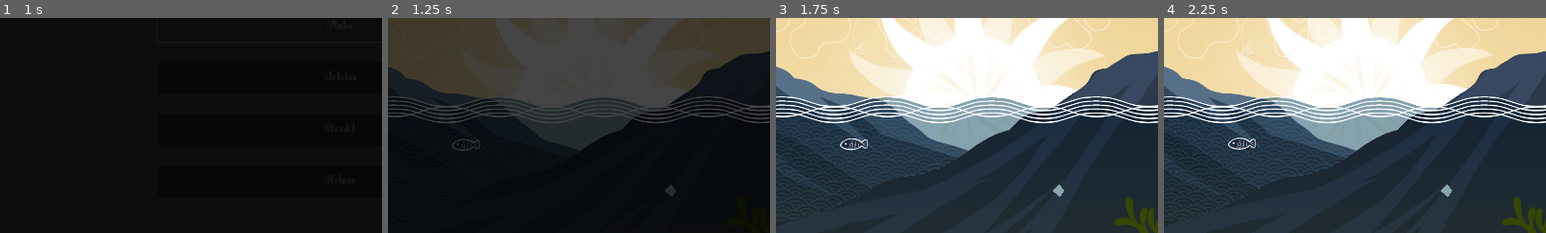
Above: before the commit, frames 1-4 (left to right).
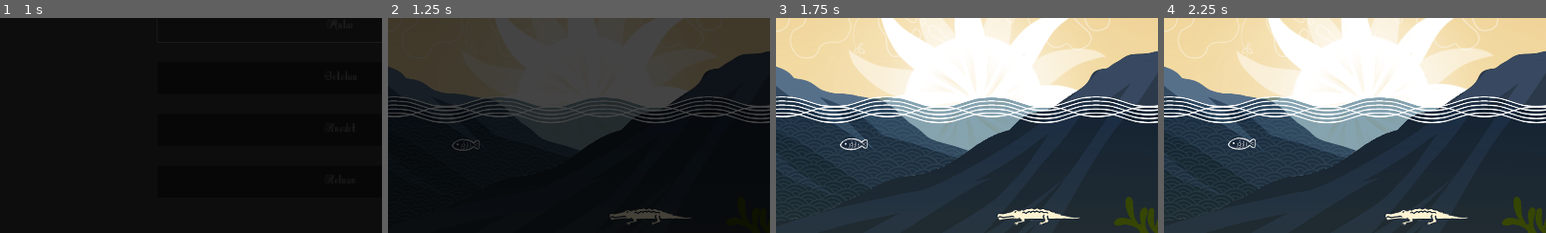
Above: after the commit, the same moments.

Repository: istamarahsan/youma-gemastik-2023
Game: Godot game, scene res://main.tscn
The game is run twice, just before and just after one commit, with the same random seed, the same clock (stepped at 60 frames per second) and the same inputs.
Inputs (mouse positions are % of the whole screen's width and height, from its top left):
- Up to frame 1 (1 s): click "Mulai" at 0.5 s
- Up to frame 2 (1.25 s): no input
- Up to frame 3 (1.75 s): move the mouse to (16, 60) at 1.27 s; click (16, 60) at 1.42 s
- Up to frame 4 (2.25 s): move the mouse to (59, 77) at 2.02 s; click (59, 77) at 2.17 s
The pictures show only the part of the screen within x 5-55%, y 30-80%; the shares and areas given below are measured in that part.

Frame 1 is identical in both runs. In frame 2, 0.7% of the frame differs, in the area x 58-80%, y 77-96%; in frame 3, 0.8%, in the area x 58-80%, y 77-97%; in frame 4, 0.8%.

Commit message:
sura and baya

Diff:
--- /dev/null
+++ b/levels/components/player-avatar/baya_avatar.tscn
@@ -0,0 +1,14 @@
+[gd_scene load_steps=3 format=3 uid="uid://c08xeo4k3wefv"]
+
+[ext_resource type="Script" path="res://levels/components/player-avatar/player_avatar.gd" id="1_oaomu"]
+[ext_resource type="Texture2D" uid="uid://bee71nxgqps5y" path="res://assets/Buaya.png" id="2_nddq5"]
+
+[node name="Baya" type="Node2D" node_paths=PackedStringArray("sprite", "nav")]
+script = ExtResource("1_oaomu")
+sprite = NodePath("BayaSprite")
+nav = NodePath("NavigationAgent2D")
+
+[node name="BayaSprite" type="Sprite2D" parent="."]
+texture = ExtResource("2_nddq5")
+
+[node name="NavigationAgent2D" type="NavigationAgent2D" parent="."]
--- /dev/null
+++ b/levels/components/player-avatar/placeholder_avatar.tscn
@@ -0,0 +1,17 @@
+[gd_scene load_steps=3 format=3 uid="uid://bmxug32uvmx3p"]
+
+[ext_resource type="Script" path="res://levels/components/player-avatar/player_avatar.gd" id="1_7gvsn"]
+
+[sub_resource type="PlaceholderTexture2D" id="PlaceholderTexture2D_7phwk"]
+size = Vector2(50, 50)
+
+[node name="PlayerAvatar" type="Node2D" node_paths=PackedStringArray("sprite", "nav")]
+script = ExtResource("1_7gvsn")
+sprite = NodePath("Sprite2D")
+nav = NodePath("NavigationAgent2D")
+metadata/_edit_lock_ = true
+
+[node name="Sprite2D" type="Sprite2D" parent="."]
+texture = SubResource("PlaceholderTexture2D_7phwk")
+
+[node name="NavigationAgent2D" type="NavigationAgent2D" parent="."]
--- a/levels/components/player_avatar.gd
+++ b/levels/components/player-avatar/player_avatar.gd
@@ -3,11 +3,14 @@
 
 signal arrived
 
-@export_range(100, 500, 1) var speed: float = 200
-
-@onready var nav: NavigationAgent2D = $NavigationAgent2D as NavigationAgent2D
+@export_range(100, 500, 1) var speed: float = 500
+@export var sprite: Sprite2D
+@export var nav: NavigationAgent2D
 
 var target: Node2D = null
+
+func _ready():
+	nav.navigation_finished.connect(_on_navigation_agent_2d_navigation_finished)
 
 func _physics_process(delta):
 	if target != null:
@@ -35,6 +38,7 @@
 	var velocity = direction * speed
 
 	position += velocity * delta
+	sprite.flip_h = direction.dot(Vector2.LEFT) < 0
 
 func _on_navigation_agent_2d_navigation_finished():
 	target = null
--- /dev/null
+++ b/levels/components/player-avatar/sura_avatar.tscn
@@ -0,0 +1,15 @@
+[gd_scene load_steps=3 format=3 uid="uid://cdo0vs8v01f00"]
+
+[ext_resource type="Script" path="res://levels/components/player-avatar/player_avatar.gd" id="1_sxst7"]
+[ext_resource type="Texture2D" uid="uid://bh4crkw3ynxgv" path="res://assets/Hiu.png" id="2_3utck"]
+
+[node name="Sura" type="Node2D" node_paths=PackedStringArray("sprite", "nav")]
+z_as_relative = false
+script = ExtResource("1_sxst7")
+sprite = NodePath("SuraSprite")
+nav = NodePath("NavigationAgent2D")
+
+[node name="SuraSprite" type="Sprite2D" parent="."]
+texture = ExtResource("2_3utck")
+
+[node name="NavigationAgent2D" type="NavigationAgent2D" parent="."]
--- a/levels/components/player_avatar.tscn
+++ /dev/null
@@ -1,17 +0,0 @@
-[gd_scene load_steps=2 format=3 uid="uid://bmxug32uvmx3p"]
-
-[ext_resource type="Script" path="res://levels/components/player_avatar.gd" id="1_3hbwe"]
-
-[node name="PlayerAvatar" type="Node2D"]
-script = ExtResource("1_3hbwe")
-speed = 500.0
-metadata/_edit_lock_ = true
-
-[node name="Sprite2D" type="Sprite2D" parent="."]
-
-[node name="NavigationAgent2D" type="NavigationAgent2D" parent="."]
-
-[node name="Polygon2D" type="Polygon2D" parent="."]
-polygon = PackedVector2Array(0, -15, -17, 1, 2, 17, 13, 0)
-
-[connection signal="navigation_finished" from="NavigationAgent2D" to="." method="_on_navigation_agent_2d_navigation_finished"]
--- a/levels/level-1/seashore.tscn
+++ b/levels/level-1/seashore.tscn
@@ -1,7 +1,6 @@
-[gd_scene load_steps=42 format=3 uid="uid://eeo6nnifrnkt"]
+[gd_scene load_steps=41 format=3 uid="uid://eeo6nnifrnkt"]
 
 [ext_resource type="Script" path="res://levels/map.gd" id="1_n1d5h"]
-[ext_resource type="Material" uid="uid://b52p7miaiion6" path="res://levels/level-1/seashore.tres" id="2_1ktss"]
 [ext_resource type="Texture2D" uid="uid://c2vqgamgutux8" path="res://assets/maps/1Seashore/Seashore L5.png" id="7_6gw7y"]
 [ext_resource type="Script" path="res://levels/components/interaction-object/value_effect.gd" id="7_akdx7"]
 [ext_resource type="Texture2D" uid="uid://cpnlh8kdadx1f" path="res://assets/maps/1Seashore/Seashore L6 Sun 1.png" id="7_nvgx8"]
@@ -20,13 +19,13 @@
 [ext_resource type="PackedScene" uid="uid://cptnlsqj27q70" path="res://levels/components/triggers/on-state/trigger_on_state.tscn" id="11_jfx5j"]
 [ext_resource type="PackedScene" uid="uid://hbk5evvrhfs7" path="res://levels/components/interaction-object/physics_area_interaction_object.tscn" id="12_m04se"]
 [ext_resource type="Script" path="res://levels/components/state_value_constraint.gd" id="12_yw3fb"]
-[ext_resource type="PackedScene" uid="uid://bmxug32uvmx3p" path="res://levels/components/player_avatar.tscn" id="16_5nvov"]
 [ext_resource type="Shader" path="res://shaders/multiply_screen.gdshader" id="16_ao3v0"]
 [ext_resource type="Texture2D" uid="uid://doc73ipsc5nd" path="res://assets/maps/1Seashore/Seashore L2 (Multiply).png" id="16_bpxkk"]
 [ext_resource type="PackedScene" uid="uid://fsh7ruhfyn1h" path="res://levels/components/transforms/transform_fade_prop.tscn" id="17_fdi4n"]
 [ext_resource type="PackedScene" uid="uid://c6elxd4jnggji" path="res://levels/props/bait.tscn" id="18_1qadj"]
 [ext_resource type="PackedScene" uid="uid://ctwycvyvof6xy" path="res://levels/props/fish.tscn" id="18_kbeds"]
 [ext_resource type="PackedScene" uid="uid://dra1nkutyjpu7" path="res://levels/props/placeholder_prop.tscn" id="19_kju14"]
+[ext_resource type="PackedScene" uid="uid://c08xeo4k3wefv" path="res://levels/components/player-avatar/baya_avatar.tscn" id="28_ggljc"]
 
 [sub_resource type="Resource" id="Resource_syddx"]
 script = ExtResource("12_yw3fb")
@@ -109,7 +108,7 @@
 
 [node name="Seashore" type="Node2D" node_paths=PackedStringArray("player_avatar", "state_hook")]
 script = ExtResource("1_n1d5h")
-player_avatar = NodePath("PlayerAvatar")
+player_avatar = NodePath("Baya")
 state_hook = NodePath("LevelStateHook")
 metadata/_edit_lock_ = true
 
@@ -216,7 +215,7 @@
 metadata/_edit_lock_ = true
 
 [node name="SeaOverlay" type="Sprite2D" parent="."]
-z_index = 1
+z_index = -5
 z_as_relative = false
 material = SubResource("ShaderMaterial_5ojp5")
 texture = ExtResource("16_bpxkk")
@@ -334,9 +333,8 @@
 navigation_polygon = SubResource("NavigationPolygon_3qekc")
 metadata/_edit_lock_ = true
 
-[node name="PlayerAvatar" parent="." instance=ExtResource("16_5nvov")]
-material = ExtResource("2_1ktss")
-position = Vector2(815, 757)
-
 [node name="LevelStateHook" type="Node" parent="."]
 script = ExtResource("9_nf5l3")
+
+[node name="Baya" parent="." instance=ExtResource("28_ggljc")]
+position = Vector2(763, 824)
--- a/levels/level-1/shallow_water_1.tscn
+++ b/levels/level-1/shallow_water_1.tscn
@@ -1,7 +1,6 @@
 [gd_scene load_steps=29 format=3 uid="uid://daurln12f3efl"]
 
 [ext_resource type="Script" path="res://levels/map.gd" id="1_e5sq0"]
-[ext_resource type="PackedScene" uid="uid://bmxug32uvmx3p" path="res://levels/components/player_avatar.tscn" id="1_xhnh5"]
 [ext_resource type="PackedScene" uid="uid://cptnlsqj27q70" path="res://levels/components/triggers/on-state/trigger_on_state.tscn" id="3_beiic"]
 [ext_resource type="Texture2D" uid="uid://fk6yxxoq7bsp" path="res://assets/maps/2Shallow Water/Shallow Water L4.png" id="3_c7iss"]
 [ext_resource type="Texture2D" uid="uid://dycbxd3rns1xp" path="res://assets/maps/2Shallow Water/Shallow Water L3.png" id="4_glj1a"]
@@ -15,14 +14,15 @@
 [ext_resource type="Script" path="res://levels/components/state_flag_constraint.gd" id="12_fn8ge"]
 [ext_resource type="Script" path="res://levels/level_state_hook.gd" id="13_f636k"]
 [ext_resource type="PackedScene" uid="uid://hbk5evvrhfs7" path="res://levels/components/interaction-object/physics_area_interaction_object.tscn" id="15_5eck6"]
+[ext_resource type="PackedScene" uid="uid://c08xeo4k3wefv" path="res://levels/components/player-avatar/baya_avatar.tscn" id="18_nla5l"]
 [ext_resource type="PackedScene" uid="uid://fsh7ruhfyn1h" path="res://levels/components/transforms/transform_fade_prop.tscn" id="18_urb18"]
 [ext_resource type="PackedScene" uid="uid://dqf2u285cydmu" path="res://levels/props/stone.tscn" id="19_jch4k"]
 [ext_resource type="PackedScene" uid="uid://ctwycvyvof6xy" path="res://levels/props/fish.tscn" id="20_h2vcv"]
 
 [sub_resource type="NavigationPolygon" id="NavigationPolygon_bqsnq"]
-vertices = PackedVector2Array(1505, 1032, 772, 911, 951, 813, 1448, 844, 1743, 451, 1792, 310, 1878, 248, 1867, 551, 1767, 626, 1612, 693, 1631, 473, 1663, 777, 1536, 819, 1499, 525, 1428, 321, 1305, 139, 1257, 435, 1113, 68, 376, 397, 84, 212, 85, 48, 1043, 534, 601, 825, 437, 736)
-polygons = Array[PackedInt32Array]([PackedInt32Array(0, 1, 2, 3), PackedInt32Array(4, 5, 6, 7, 8), PackedInt32Array(9, 10, 4, 8, 11), PackedInt32Array(0, 3, 12), PackedInt32Array(11, 0, 12, 9), PackedInt32Array(10, 9, 13, 14), PackedInt32Array(15, 14, 13, 16, 17), PackedInt32Array(18, 19, 20, 17, 16, 21), PackedInt32Array(18, 21, 22, 23)])
-outlines = Array[PackedVector2Array]([PackedVector2Array(111 …(137 unchanged characters)… 1, 1505, 1032, 1663, 777, 1767, 626, 1867, 551, 1878, 248, 1792, 310, 1743, 451, 1631, 473, 1428, 321, 1305, 139)])
+vertices = PackedVector2Array(1505, 1032, 772, 911, 951, 813, 1448, 844, 1536, 819, 1663, 777, 1612, 693, 1767, 626, 1631, 473, 1743, 451, 1257, 435, 1043, 534, 376, 397, 84, 212, 85, 48, 1113, 68, 1305, 139, 1428, 321, 1755, 386, 1854, 401, 1862, 551, 1499, 525, 601, 825, 437, 736)
+polygons = Array[PackedInt32Array]([PackedInt32Array(0, 1, 2, 3), PackedInt32Array(0, 3, 4), PackedInt32Array(5, 0, 4, 6), PackedInt32Array(7, 5, 6, 8, 9), PackedInt32Array(10, 11, 12, 13, 14, 15, 16, 17), PackedInt32Array(9, 18, 19, 20, 7), PackedInt32Array(8, 6, 21, 17), PackedInt32Array(17, 21, 10), PackedInt32Array(12, 11, 22, 23)])
+outlines = Array[PackedVector2Array]([PackedVector2Array(111 …(137 unchanged characters)… 1, 1505, 1032, 1663, 777, 1767, 626, 1862, 551, 1854, 401, 1755, 386, 1743, 451, 1631, 473, 1428, 321, 1305, 139)])
 
 [sub_resource type="Resource" id="Resource_fox2l"]
 script = ExtResource("10_a31mg")
@@ -73,7 +73,7 @@
 
 [node name="ShallowWater" type="Node2D" node_paths=PackedStringArray("player_avatar", "state_hook")]
 script = ExtResource("1_e5sq0")
-player_avatar = NodePath("PlayerAvatar")
+player_avatar = NodePath("Baya")
 state_hook = NodePath("LevelStateHook")
 metadata/_edit_lock_ = true
 
@@ -99,9 +99,6 @@
 [node name="CompletionAnnouncer" parent="." node_paths=PackedStringArray("trigger") instance=ExtResource("5_c7u27")]
 trigger = NodePath("../CompletionTrigger")
 
-[node name="PlayerAvatar" parent="." instance=ExtResource("1_xhnh5")]
-position = Vector2(1836, 318)
-
 [node name="StaticBackground" type="Sprite2D" parent="."]
 z_index = -10
 z_as_relative = false
@@ -115,6 +112,8 @@
 metadata/_edit_lock_ = true
 
 [node name="DeepWaterL3" type="Sprite2D" parent="StaticForeground"]
+z_index = -1
+z_as_relative = false
 texture = ExtResource("4_glj1a")
 centered = false
 
@@ -188,3 +187,6 @@
 [node name="FadeOutFish2" parent="." node_paths=PackedStringArray("target", "trigger") instance=ExtResource("18_urb18")]
 target = NodePath("../Fish2")
 trigger = NodePath("../TriggerOnIO1")
+
+[node name="Baya" parent="." instance=ExtResource("18_nla5l")]
+position = Vector2(1784, 510)
--- a/levels/level-2/deep_water.tscn
+++ b/levels/level-2/deep_water.tscn
@@ -6,7 +6,7 @@
 [ext_resource type="Texture2D" uid="uid://dn0yae6bcw1pt" path="res://assets/maps/3Deep Water/Deep Water L3.png" id="4_veul7"]
 [ext_resource type="Texture2D" uid="uid://dtfsq5ligax8f" path="res://assets/maps/3Deep Water/Deep Water L2.png" id="5_a31bm"]
 [ext_resource type="Texture2D" uid="uid://2hoywc34wre4" path="res://assets/maps/3Deep Water/Deep Water L1.png" id="6_vleag"]
-[ext_resource type="PackedScene" uid="uid://bmxug32uvmx3p" path="res://levels/components/player_avatar.tscn" id="7_3gmnx"]
+[ext_resource type="PackedScene" uid="uid://bmxug32uvmx3p" path="res://levels/components/player-avatar/placeholder_avatar.tscn" id="7_3gmnx"]
 [ext_resource type="Script" path="res://levels/level_state_hook.gd" id="8_qysf0"]
 [ext_resource type="Script" path="res://levels/components/interaction-object/value_effect.gd" id="10_mr8ra"]
 [ext_resource type="PackedScene" uid="uid://dvuetv06ga8vf" path="res://levels/components/triggers/on-interact/trigger_on_interact.tscn" id="11_8kbdk"]
--- a/levels/level-2/shallow_water_2.tscn
+++ b/levels/level-2/shallow_water_2.tscn
@@ -5,7 +5,7 @@
 [ext_resource type="PackedScene" uid="uid://cptnlsqj27q70" path="res://levels/components/triggers/on-state/trigger_on_state.tscn" id="3_af7el"]
 [ext_resource type="Script" path="res://levels/components/state_value_constraint.gd" id="4_yhurv"]
 [ext_resource type="PackedScene" uid="uid://bfpf153epxhnw" path="res://levels/components/completion_announcer.tscn" id="5_negr8"]
-[ext_resource type="PackedScene" uid="uid://bmxug32uvmx3p" path="res://levels/components/player_avatar.tscn" id="6_dn4vv"]
+[ext_resource type="PackedScene" uid="uid://bmxug32uvmx3p" path="res://levels/components/player-avatar/placeholder_avatar.tscn" id="6_dn4vv"]
 [ext_resource type="Texture2D" uid="uid://fk6yxxoq7bsp" path="res://assets/maps/2Shallow Water/Shallow Water L4.png" id="7_2d3jm"]
 [ext_resource type="Texture2D" uid="uid://dycbxd3rns1xp" path="res://assets/maps/2Shallow Water/Shallow Water L3.png" id="8_hrccc"]
 [ext_resource type="Texture2D" uid="uid://dgxsi364uiqme" path="res://assets/maps/2Shallow Water/Shallow Water L2.png" id="9_0qoot"]
--- a/levels/level-4/riverbank.tscn
+++ b/levels/level-4/riverbank.tscn
@@ -10,7 +10,7 @@
 [ext_resource type="Texture2D" uid="uid://c431ykiiobg1" path="res://assets/maps/4RiverBank/River Bank L1 (Overlay).png" id="7_tvtli"]
 [ext_resource type="Shader" path="res://shaders/overlay_screen.gdshader" id="8_urkj8"]
 [ext_resource type="Script" path="res://levels/props/bob.gd" id="9_dve35"]
-[ext_resource type="PackedScene" uid="uid://bmxug32uvmx3p" path="res://levels/components/player_avatar.tscn" id="12_504bm"]
+[ext_resource type="PackedScene" uid="uid://bmxug32uvmx3p" path="res://levels/components/player-avatar/placeholder_avatar.tscn" id="12_504bm"]
 [ext_resource type="Script" path="res://levels/level_state_hook.gd" id="13_beo5v"]
 [ext_resource type="PackedScene" uid="uid://dt385jgnnpvbw" path="res://levels/level-4/time_attack_spawner.tscn" id="13_kb7ji"]
 
--- a/levels/props/fish.tscn
+++ b/levels/props/fish.tscn
@@ -12,7 +12,7 @@
 opacity = 1.0
 
 [node name="FishSprite" type="Sprite2D" parent="."]
-z_index = 80
+z_index = -1
 z_as_relative = false
 texture = ExtResource("1_8ls5k")
 
Binary file added: assets/Buaya.png
Not shown, added: assets/Buaya.png.import
Binary file added: assets/Hiu.png
Not shown, added: assets/Hiu.png.import
